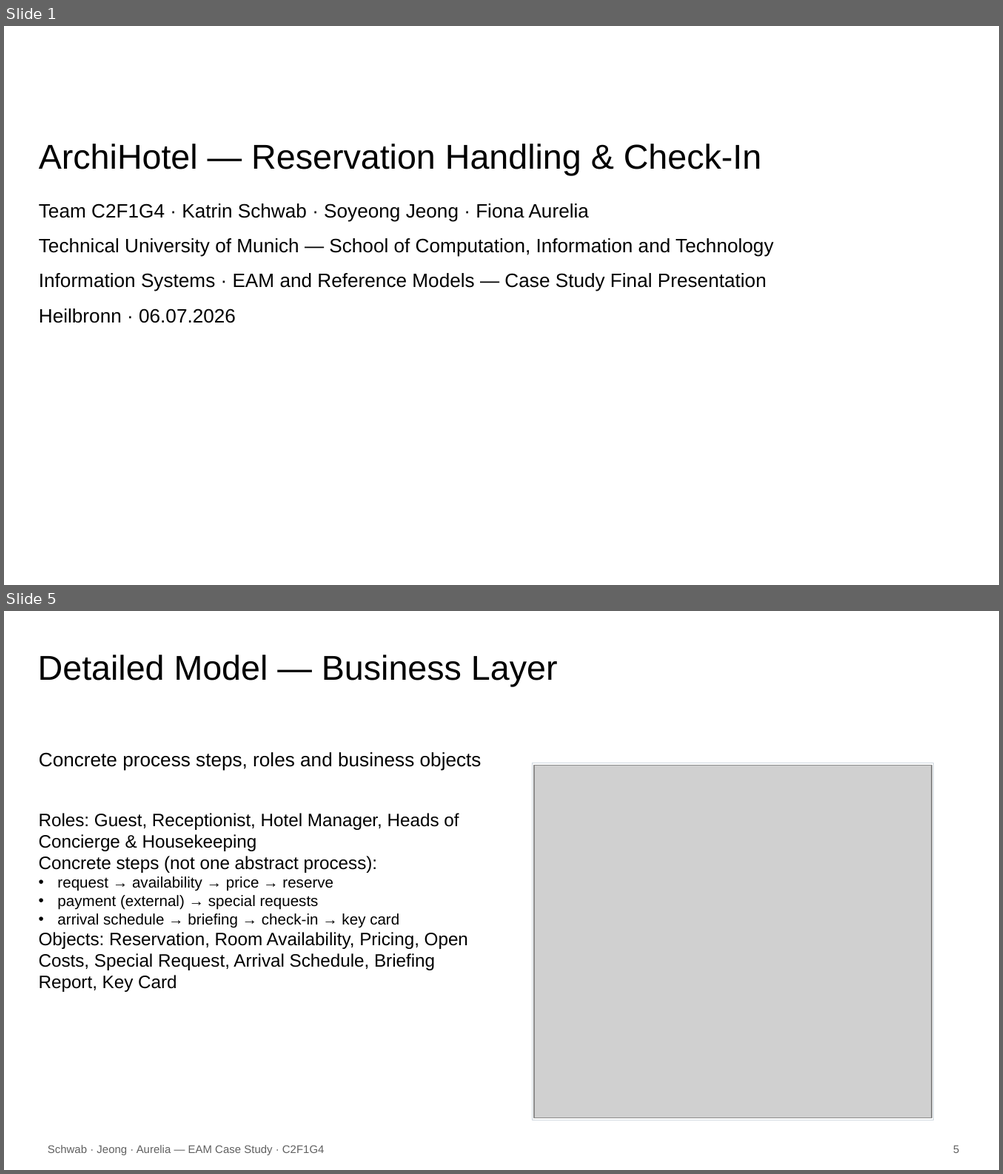
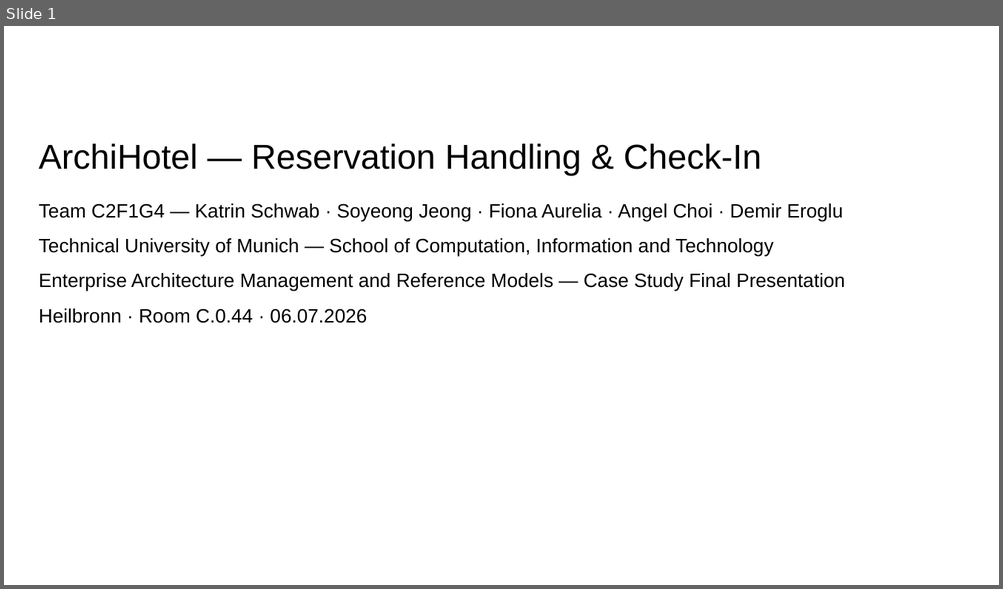
Before and after one commit to KatrinSchw/enterprise-architecture-model, a slide deck: slides/C2F1G4.pptx. Shown one above the other, each under a label of ours: slides 1 and 5 before the commit, slide 1 after it; the slides between them are not shown. The pictures are 1003x1174 and 1003x589 pixels, drawn with LibreOffice and Linux fonts; fonts in the diff are those of the drawing; grey boxes stand for pictures; background and template pictures are left out. Boxes give left, top, right and bottom in pixels: in the first picture for what was removed or moved away, otherwise in the second. Text is boxed around its words. In the diff, an @@ line names an element or a change of style, - is before the commit and + after.

```diff
--- a/slides/C2F1G4.pptx
+++ b/slides/C2F1G4.pptx
@@ slide 5 removed at [4,611,999,1170], background #FFFFFF @@
@@ title removed at [38,655,558,686] @@
-Detailed Model — Business Layer
@@ text removed at [39,752,481,771] @@
-Concrete process steps, roles and business objects
@@ rectangle removed at [532,763,933,1120] @@
@@ picture removed at [534,765,931,1118] @@
@@ text removed at [39,813,468,992] @@
-Roles: Guest, Receptionist, Hotel Manager, Heads of Concierge & Housekeeping
-Concrete steps (not one abstract process):
-  • request → availability → price → reserve
-  • payment (external) → special requests
-  • arrival schedule → briefing → check-in → key card
-Objects: Reservation, Room Availability, Pricing, Open Costs, Special Request, Arrival Schedule, Briefing Report, Key Card
@@ text removed at [48,1145,324,1156] @@
-Schwab · Jeong · Aurelia — EAM Case Study · C2F1G4
@@ text removed at [953,1145,959,1153] @@
-5
@@ slide 1 changed as well @@
@@ text at [39,204,843,222]: text changed @@
-Team C2F1G4 · Katrin Schwab · Soyeong Jeong · Fiona Aurelia
+Team C2F1G4 — Katrin Schwab · Soyeong Jeong · Fiona Aurelia · Angel Choi · Demir Eroglu
@@ text at [39,273,845,323]: text changed @@
-Information Systems · EAM and Reference Models — Case Study Final Presentation
-Heilbronn · 06.07.2026
+Enterprise Architecture Management and Reference Models — Case Study Final Presentation
+Heilbronn · Room C.0.44 · 06.07.2026
```
Also in this commit, not shown: 14 slides added, 7 other slides removed, 5 other files.
